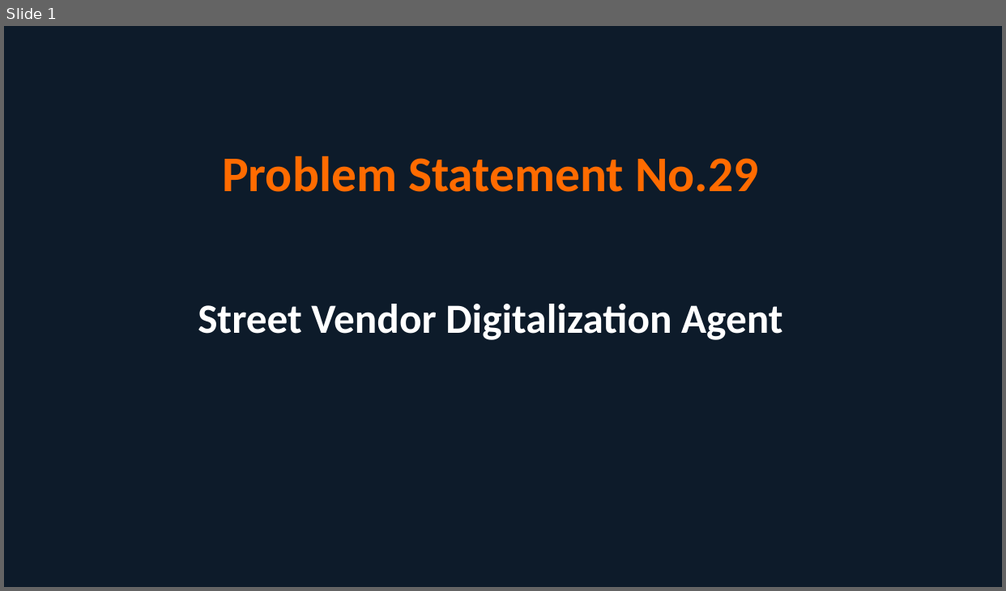
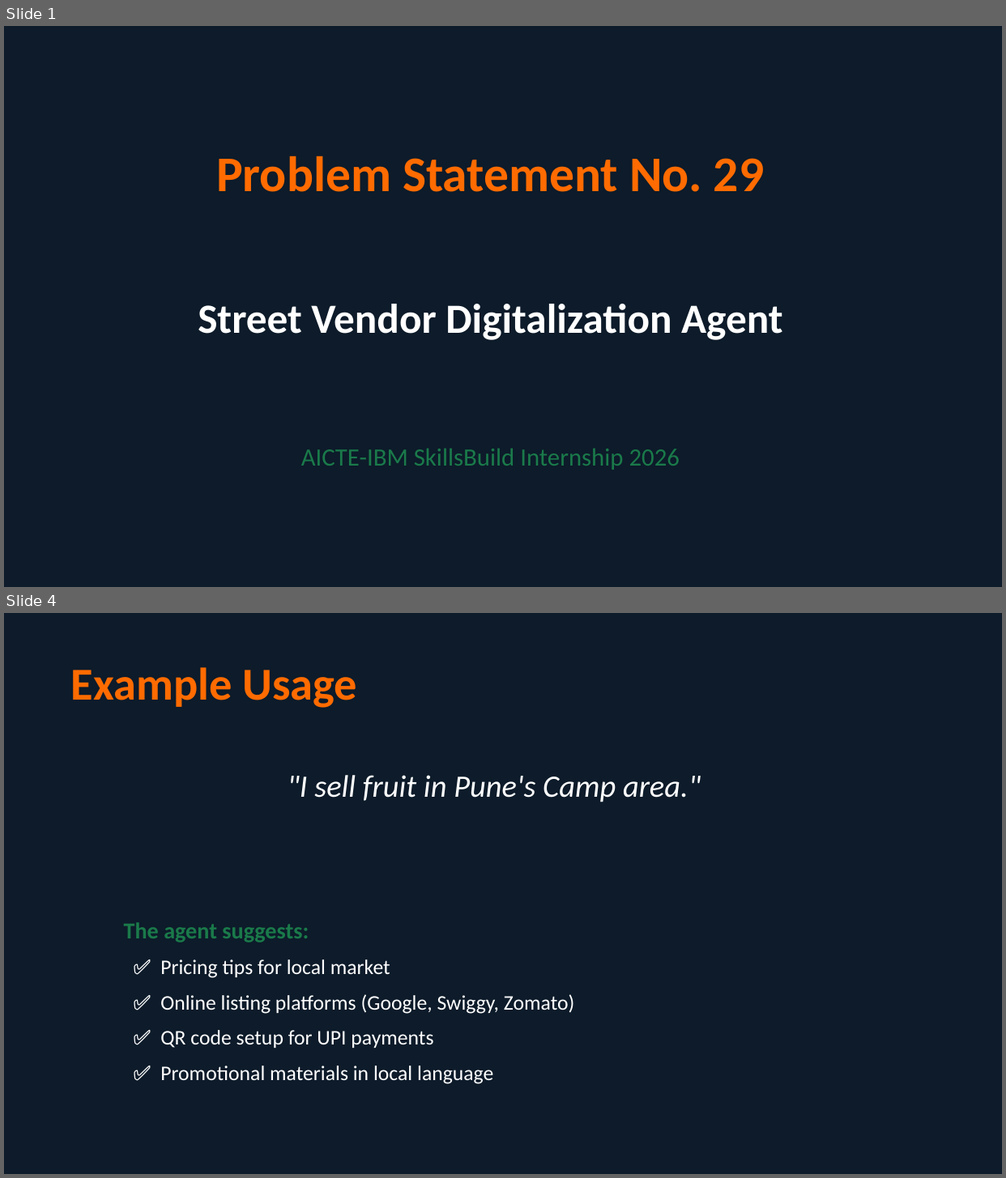
Before and after one commit to Veeresh-Math/Street-Vendor-Digitalization-Agent, a slide deck: Problem_Statement_29.pptx. Shown one above the other, each under a label of ours: slide 1 before the commit, slides 1 and 4 after it; the slides between them are not shown. The pictures are 1006x591 and 1006x1178 pixels, drawn with LibreOffice and Linux fonts; fonts in the diff are those of the drawing. Boxes give left, top, right and bottom in pixels: in the first picture for what was removed or moved away, otherwise in the second. Text is boxed around its words. In the diff, an @@ line names an element or a change of style, - is before the commit and + after.

Commit message:
Update Problem Statement 29 PPTX

```diff
--- a/Problem_Statement_29.pptx
+++ b/Problem_Statement_29.pptx
@@ slide 4 added at <box>4,613,1002,1174</box>, background #0D1B2A @@
@@ text added at <box>71,667,358,708</box>, 44 pt, text #FF6B00, bold @@
+Example Usage
@@ text added at <box>288,775,701,803</box>, 30 pt, text #FFFFFF, italic @@
+"I sell fruit in Pune's Camp area."
@@ text added at <box>124,922,575,1084</box>, 20 pt, text #FFFFFF @@
+The agent suggests:
+✅ Pricing tips for local market
+✅ Online listing platforms (Google, Swiggy, Zomato)
+✅ QR code setup for UPI payments
+✅ Promotional materials in local language
@@ slide 1 changed as well @@
@@ text at <box>216,156,764,192</box>: spaces changed @@
-Problem Statement No.29
+Problem Statement No. 29
@@ text added at <box>301,449,680,470</box>, 24 pt, text #1A7A4A @@
+AICTE-IBM SkillsBuild Internship 2026
```
Also in this commit, not shown: 1 other slide changed, 3 other slides added, 1 slide removed.
